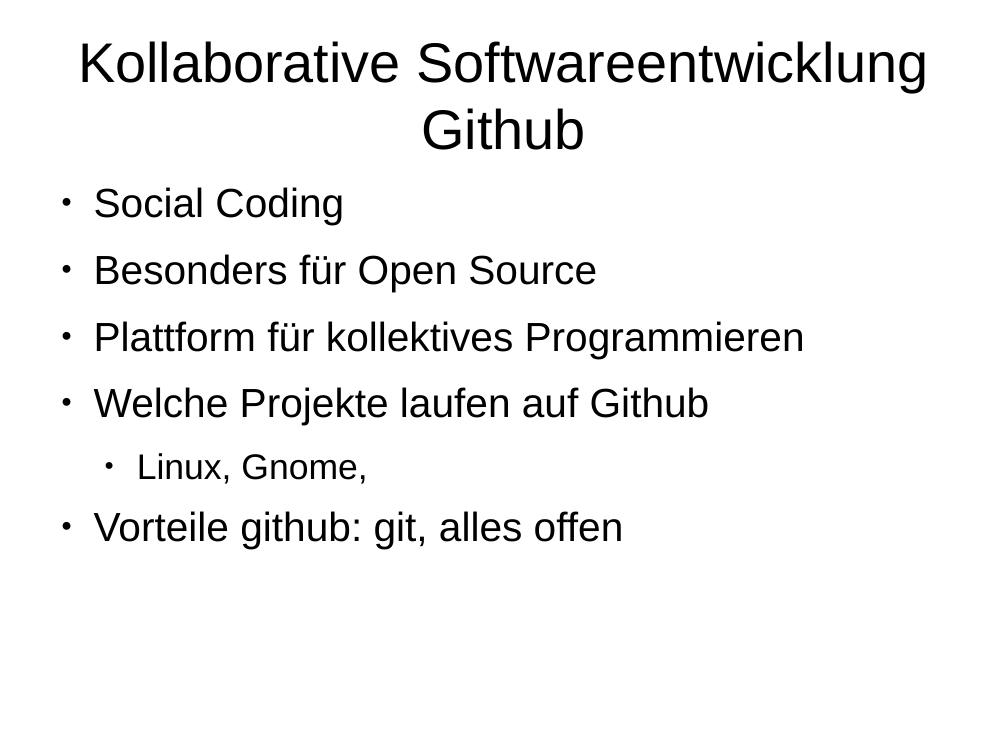
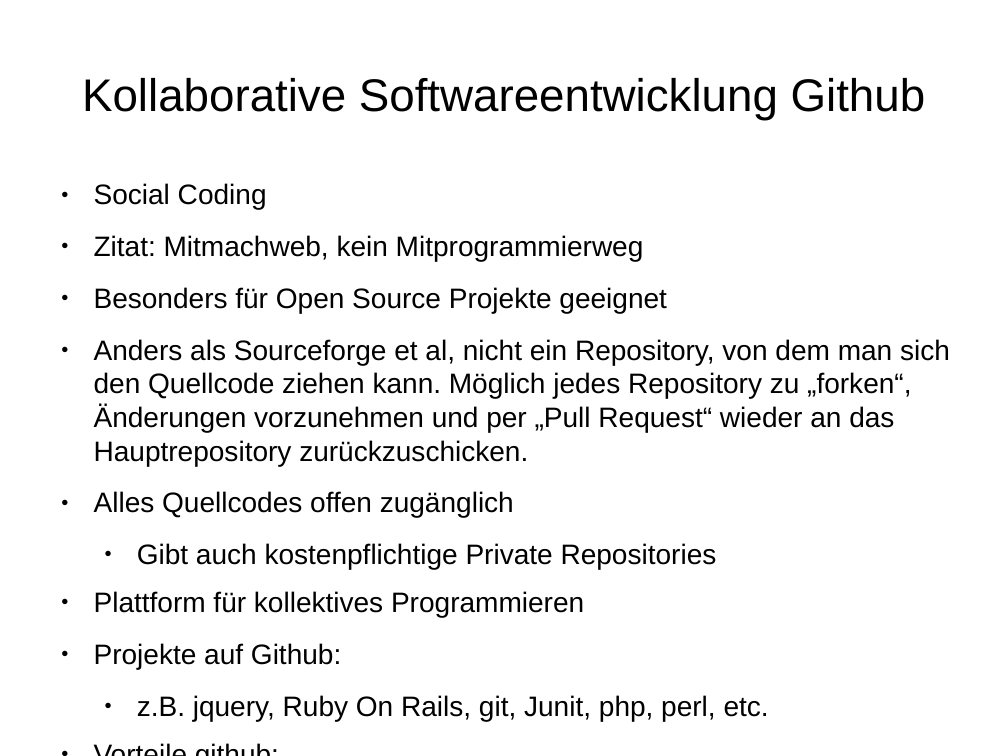
Before and after one commit to rommsen/Seminar_1905, a slide deck: slide 6 of referat/Kapitel4.odp. Drawn at 1008x756 pixels with LibreOffice and Linux fonts; fonts in the diff are those of the drawing. Boxes give left, top, right and bottom in pixels: in the first picture for what was removed or moved away, otherwise in the second. Text is boxed around its words. In the diff, an @@ line names an element or a change of style, - is before the commit and + after.

Commit message:
Github ausgebaut

```diff
--- a/referat/Kapitel4.odp
+++ b/referat/Kapitel4.odp
@@ title "Kollaborative Softwareentwicklung Github" at <box>82,78,926,120</box>: size 44 to 36 pt @@
@@ text at <box>94,183,584,617</box>: size 32 to 22.1 pt in "Social Coding", "Plattform für kollektives Programmieren" @@
@@ text at <box>94,235,950,569</box>: text changed; size 32 to 22.1 pt @@
-● Besonders für Open Source
+● Zitat: Mitmachweb, kein Mitprogrammierweg
+● Besonders für Open Source Projekte geeignet
+● Anders als Sourceforge et al, nicht ein Repository, von dem man sich den Quellcode ziehen kann. Möglich jedes Repository zu „forken“, Änderungen vorzunehmen und per „Pull Request“ wieder an das Hauptrepository zurückzuschicken.
+● Alles Quellcodes offen zugänglich
+  ● Gibt auch kostenpflichtige Private Repositories
@@ text at <box>94,643,769,721</box>: text changed; size 32 to 22.1 pt @@
-● Welche Projekte laufen auf Github
-  ● Linux, Gnome,
-● Vorteile github: git, alles offen
+● Projekte auf Github:
+  ● z.B. jquery, Ruby On Rails, git, Junit, php, perl, etc.
+● Vorteile github:
+  ● git, alles offen
```
Also in this commit, not shown: 12 other slides changed, 4 slides added, 2 slides removed, 34 other files.
